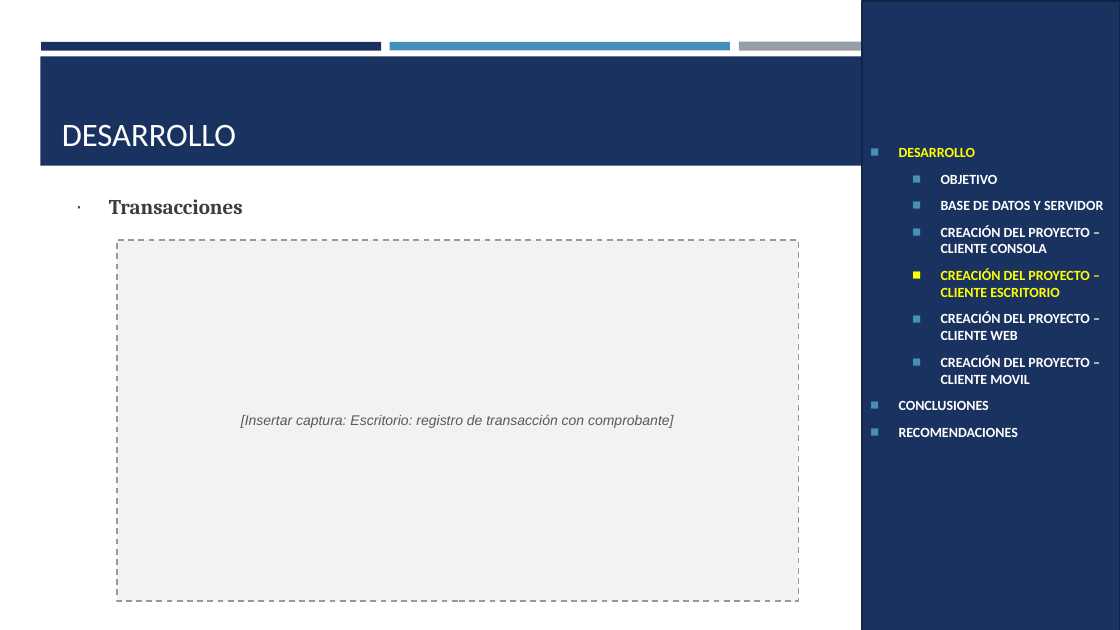
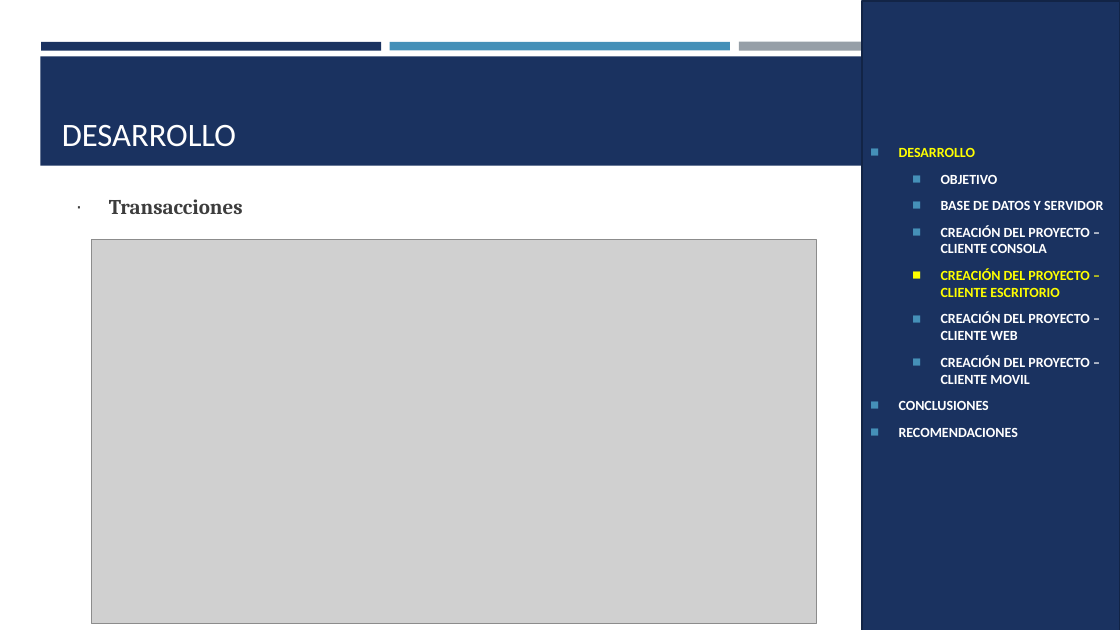
Before and after one commit to Teo344/Arquitectura_GRUPO03, a slide deck: slide 30 of TG.1.4. PAO202651_EUREKA_BDDLOCAL_RESTFUL_DOTNET_NRC36884_GR03/05. DOCUMENTACION/PRESENTACION TG.1.4. EUREKABANK RESTFUL con BDD LOCAL en DOTNET GR03.pptx. Drawn at 1120x630 pixels with LibreOffice and Linux fonts; fonts in the diff are those of the drawing; grey boxes stand for pictures. Boxes give left, top, right and bottom in pixels: in the first picture for what was removed or moved away, otherwise in the second. Text is boxed around its words. In the diff, an @@ line names an element or a change of style, - is before the commit and + after.

```diff
--- a/TG.1.4. PAO202651_EUREKA_BDDLOCAL_RESTFUL_DOTNET_NRC36884_GR03/05. DOCUMENTACION/PRESENTACION TG.1.4. EUREKABANK RESTFUL con BDD LOCAL en DOTNET GR03.pptx
+++ b/TG.1.4. PAO202651_EUREKA_BDDLOCAL_RESTFUL_DOTNET_NRC36884_GR03/05. DOCUMENTACION/PRESENTACION TG.1.4. EUREKABANK RESTFUL con BDD LOCAL en DOTNET GR03.pptx
@@ picture added at [92,239,817,623] @@
@@ rectangle removed at [117,239,798,601] @@
-[Insertar captura: Escritorio: registro de transacción con comprobante]
```
Also in this commit, not shown: 23 other slides changed, 1 other file.
